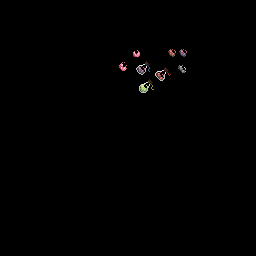
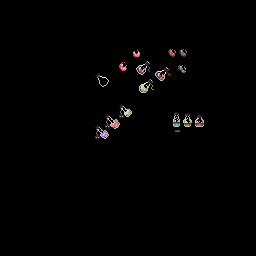
The second 256px x 256px image is a revision of the first. Changes to its layers:
added layer "Shadows" above "Ribbons" over [174, 119, 203, 126]
renamed "Layer #1" to "Ribbons", painted on it over [95, 61, 204, 140]
renamed "Flasks Shine" to "Shine", showed it, painted on it over [103, 67, 163, 137]
renamed "Flask Content" to "Content", painted on it over [98, 61, 203, 138]
renamed "Background" to "Bottles", painted on it over [95, 61, 204, 139]
